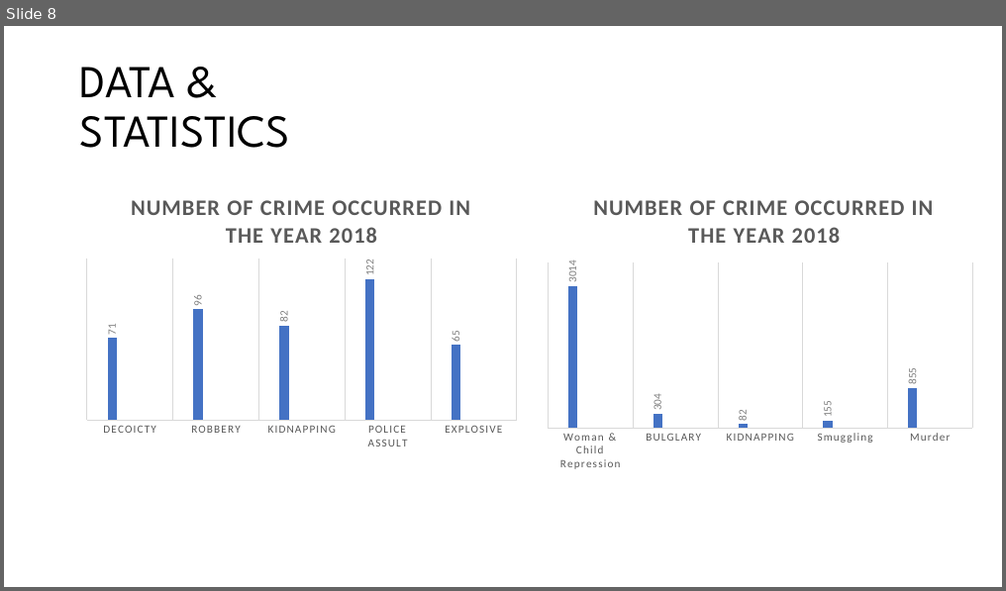
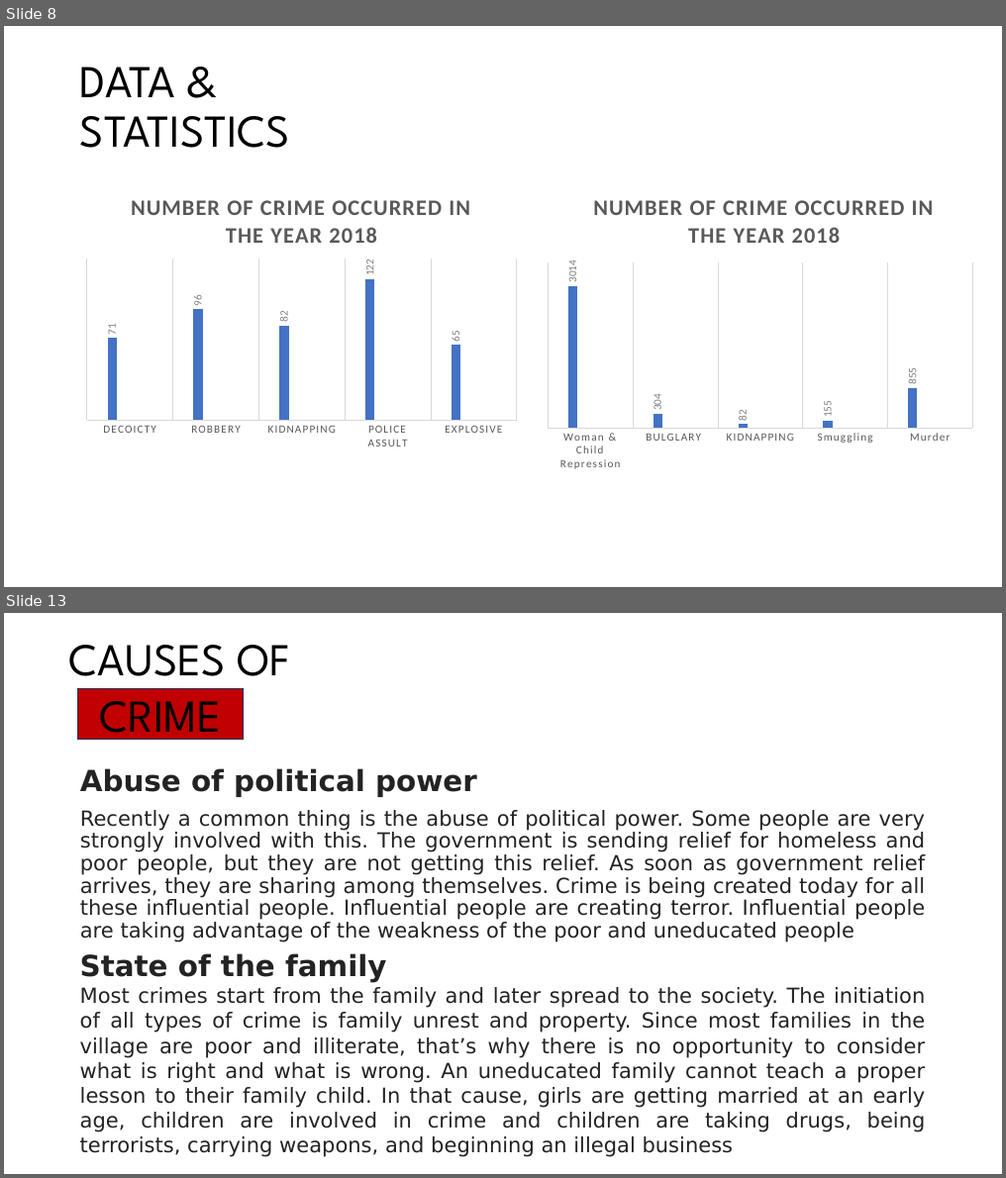
Before and after one commit to Tishat2247019/SUMMER-22-23, a slide deck: BGS/FINAL PRESENTATION/CRIME IN DHAKA CITY.pptx. Shown one above the other, each under a label of ours: slide 8 before the commit, slides 8 and 13 after it; the slides between them are not shown. The pictures are 1006x591 and 1006x1178 pixels, drawn with LibreOffice and Linux fonts; fonts in the diff are those of the drawing. Boxes give left, top, right and bottom in pixels: in the first picture for what was removed or moved away, otherwise in the second. Text is boxed around its words. In the diff, an @@ line names an element or a change of style, - is before the commit and + after.

Commit message:
added causes & impact on society slides

```diff
--- a/BGS/FINAL PRESENTATION/CRIME IN DHAKA CITY.pptx
+++ b/BGS/FINAL PRESENTATION/CRIME IN DHAKA CITY.pptx
@@ slide 13 added at (4, 613, 1002, 1174), background #FFFFFF @@
@@ title added at (69, 645, 290, 690), 44 pt, text #000000 @@
+CAUSES OF
@@ rectangle added at (78, 689, 244, 740), fill #C00000, outline #1E3256 1 pt, 44 pt, text #000000 @@
+CRIME
@@ text added at (80, 768, 926, 943), 20 pt, text #232323 @@
+Abuse of political power
+Recently a common thing is the abuse of political power. Some people are very strongly involved with this. The government is sending relief for homeless and poor people, but they are not getting this relief. As soon as government relief arrives, they are sharing among themselves. Crime is being created today for all these influential people. Influential people are creating terror. Influential people are taking advantage of the weakness of the poor and uneducated people
@@ text added at (80, 954, 926, 1157), 20 pt, text #232323 @@
+State of the family
+Most crimes start from the family and later spread to the society. The initiation of all types of crime is family unrest and property. Since most families in the village are poor and illiterate, that’s why there is no opportunity to consider what is right and what is wrong. An uneducated family cannot teach a proper lesson to their family child. In that cause, girls are getting married at an early age, children are involved in crime and children are taking drugs, being terrorists, carrying weapons, and beginning an illegal business
```
Also in this commit, not shown: 8 other slides added.
